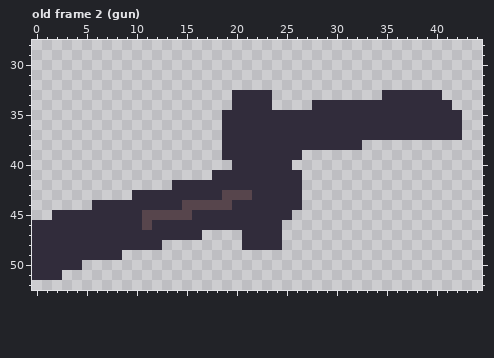
A pixel-art file gets an edit: res/img/horsearm.aseprite. That is the earlier state.
80x64 pixels, 5 frames. Shown: old frame 2 (gun): x 0..44, y 28..52. The commit also changed other frames, which this record leaves out.
And afterwards:
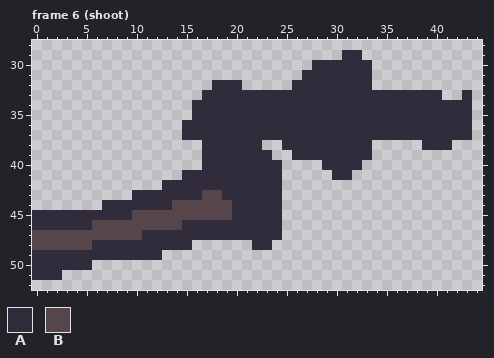
Palette (. is transparent): A #312c3b  B #57454c
A new or re-ordered frame is compared with the old frame closest to it.
What changed:
frames 5 -> 10
Changed rows in their new state; - is an unchanged pixel.
Frame 6 (shoot) is new; against old frame 2 (gun):
first column x 0:
29 -------------------------------AA-----------
30 ----------------------------AAAAAA----------
31 ---------------------------AAAAAAA----------
32 ------------------AAA-----AAAAAAAA----------
33 -----------------AAA----AAAAAAAAAAA--------A
34 ----------------AAAA----AAAA--------------AA
35 ----------------AAA------------------------A
36 ---------------AAAA------------------------A
37 ---------------AAAA------------------------A
38 -----------------AA----..--------A-----AAA--
39 -----------------AA-----..-AAAAAAA----------
40 -----------------AAA-----.---AAAA-----------
41 ---------------AAA-------..---AA------------
42 -------------A-----------..-----------------
43 -----------------BBAAA---..-----------------
44 ------.-------B----------..-----------------
45 AA--------B-----BBBB-----.------------------
46 ------BBBBB-BBB-----------------------------
47 BBBBBBBBBBB------AAAA-----------------------
48 BBBBBB-------AAA-----.--.-------------------
49 ---------AAAA-------------------------------
50 -----A--------------------------------------
Changed places in both pictures, as pixel boxes (x1, y1, x2, y2):
changed: (32, 50, 382, 270)
added: (422, 90, 472, 150)
